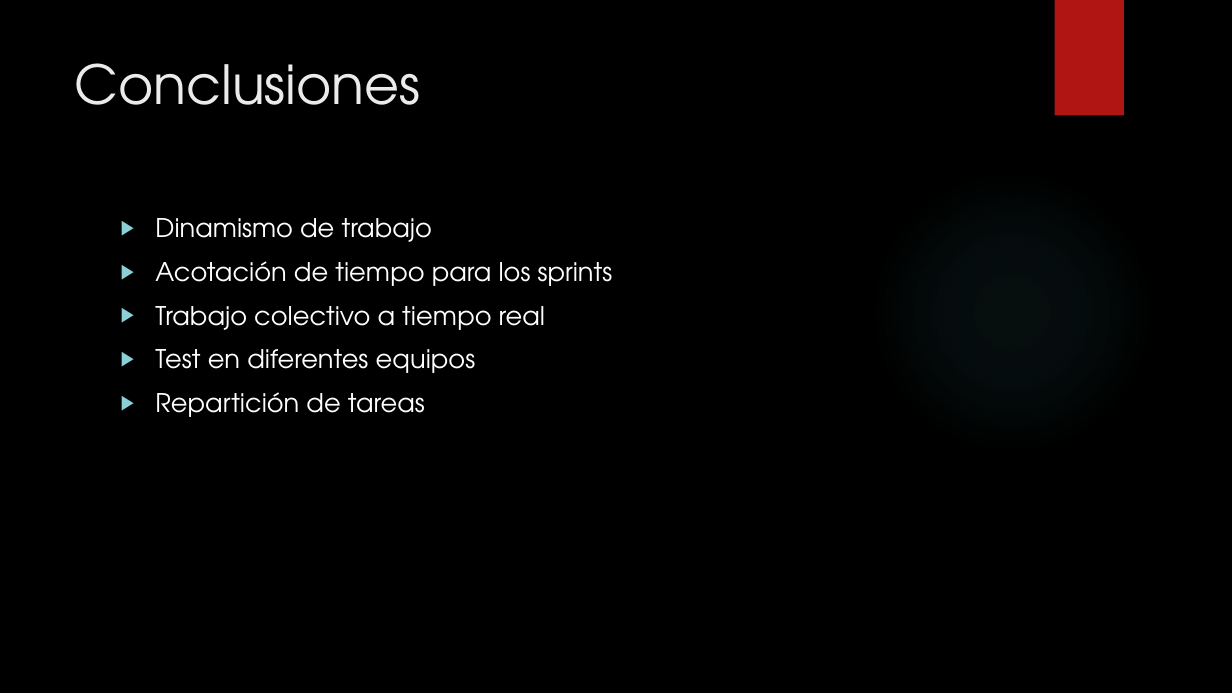
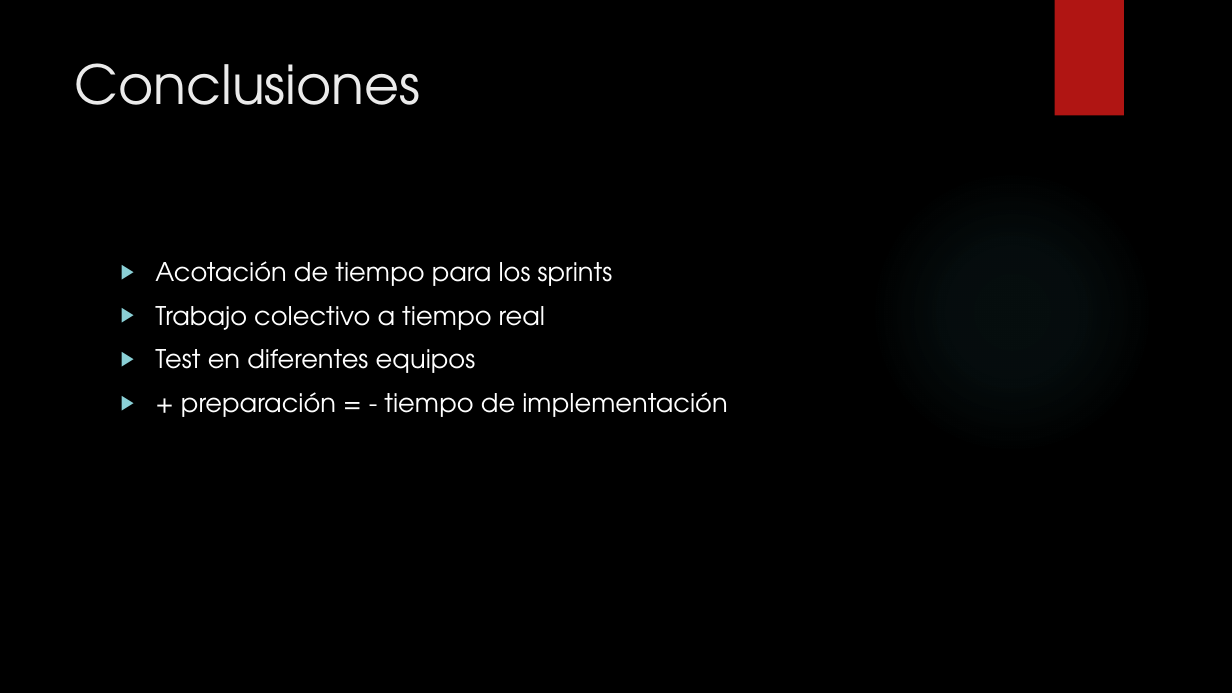
Before and after one commit to sitorzz/FastwerRepository, a slide deck: slide 10 of Presentación.pptx (slide 11 before the commit). Drawn at 1232x693 pixels with LibreOffice and Linux fonts; fonts in the diff are those of the drawing; background and template pictures are left out. Boxes give left, top, right and bottom in pixels: in the first picture for what was removed or moved away, otherwise in the second. Text is boxed around its words. In the diff, an @@ line names an element or a change of style, - is before the commit and + after.

```diff
--- a/Presentación.pptx
+++ b/Presentación.pptx
@@ text at (155, 218, 432, 242): paragraph removed @@
-▶ Dinamismo de trabajo
@@ text at (181, 392, 727, 417): text changed @@
-▶ Repartición de tareas
+▶ + preparación = - tiempo de implementación
```
Also in this commit, not shown: 2 other slides changed, 2 slides added, 3 slides removed.
